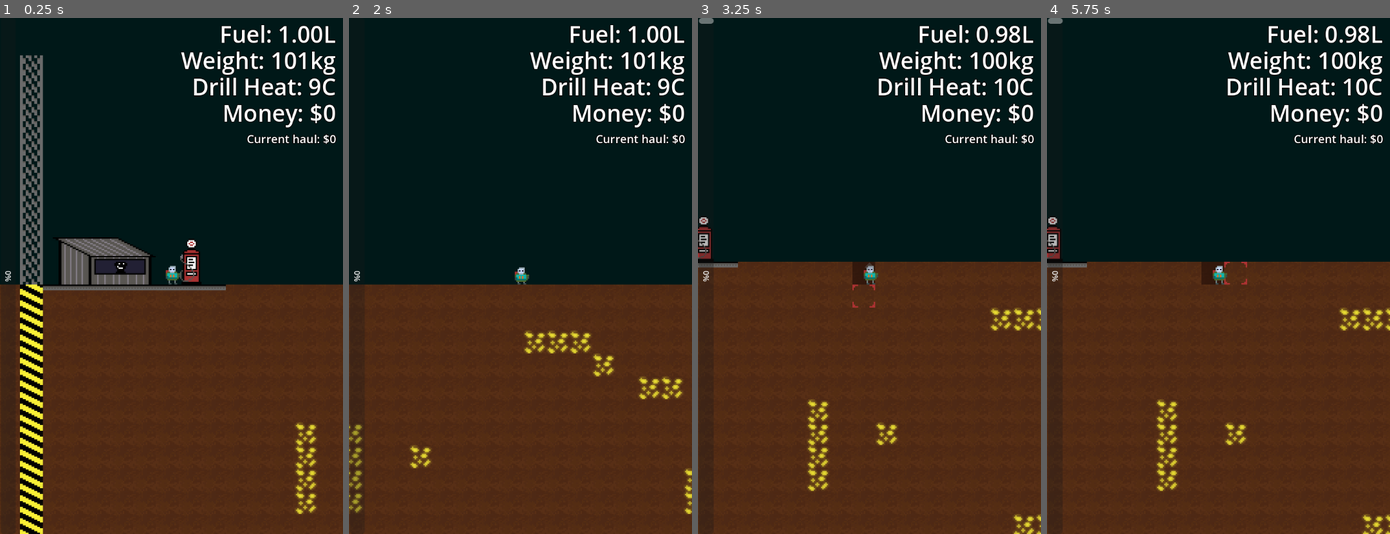
Above: before the commit, frames 1-4 (left to right).
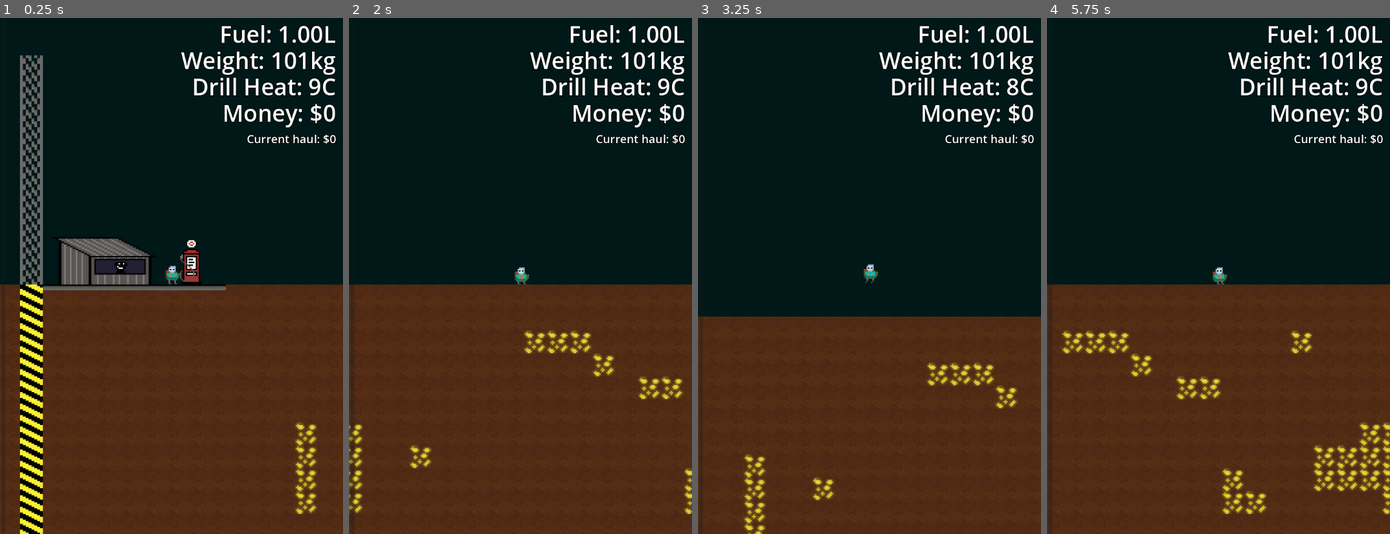
Above: after the commit, the same moments.

Repository: brikr/ludum-dare-57
Game: Godot game, scene res://scenes/main/main.tscn
The game is run twice, just before and just after one commit, with the same random seed, the same clock (stepped at 60 frames per second) and the same inputs. This scene is started directly instead of the project's main scene.
Inputs (mouse positions are in pixels of both pictures, inside the frame that each line leads up to):
- Up to frame 1 (0.25 s): no input
- Up to frame 2 (2 s): tap Enter at 0.5 s; move the mouse to (595, 250) at 0.52 s; hold D (move_right) from 0.53 s (still down); tap F (interact) at 0.6 s; tap Space (jump) at 0.77, 1.52 s; move the mouse to (451, 301) at 1.27 s; click (451, 301) at 1.35 s
- Up to frame 3 (3.25 s): move the mouse to (903, 162) at 2.02 s; release D (move_right) at 2.03 s; hold A (move_left) 2.03-2.78 s; tap F (interact) at 2.1 s; move the mouse to (852, 379) at 2.77 s; hold D (move_right) from 2.78 s (still down); click (852, 379) at 2.85 s; tap Space (jump) at 3.02 s
- Up to frame 4 (5.75 s): move the mouse to (1321, 353) at 3.52 s; tap F (interact) at 3.6, 5.1 s; tap Space (jump) at 3.77, 4.52 s; move the mouse to (1115, 198) at 4.27 s; release D (move_right) at 4.28 s; hold A (move_left) 4.28-5.03 s; click (1115, 198) at 4.35 s; move the mouse to (1235, 276) at 5.02 s; hold D (move_right) from 5.03 s (still down)

The runs differ from the first frame. In frame 1, less than 0.1% of the frame differs, in the area x 1-4%, y 49-52%; in frame 2, 0.3%; in frame 3, 14%, in the area x 0-100%, y 0-100%; in frame 4, 9.8%.

Commit message:
Depth guage

Diff:
--- a/scenes/hud/hud.tscn
+++ b/scenes/hud/hud.tscn
@@ -51,9 +51,10 @@
 horizontal_alignment = 1
 
 [node name="DepthProgressBar" type="ProgressBar" parent="."]
-offset_left = 33.0
-offset_right = 1113.0
-offset_bottom = 31.0
+offset_left = 11.0
+offset_right = 1091.0
+offset_bottom = 8.0
 rotation = 1.5708
 theme = ExtResource("1_48c2t")
 value = 50.0
+show_percentage = false
--- a/scenes/player/player.gd
+++ b/scenes/player/player.gd
@@ -48,7 +48,7 @@
 ## Digging
 # digging power (per physics frame)
 # TODO: this should be 1.0 for real digging to return
-var digging_power = 1000000.0
+var digging_power = 1.0
 var digging_heat_gen = 0.5
 ## Heat
 # total heat value before it impacts digging
